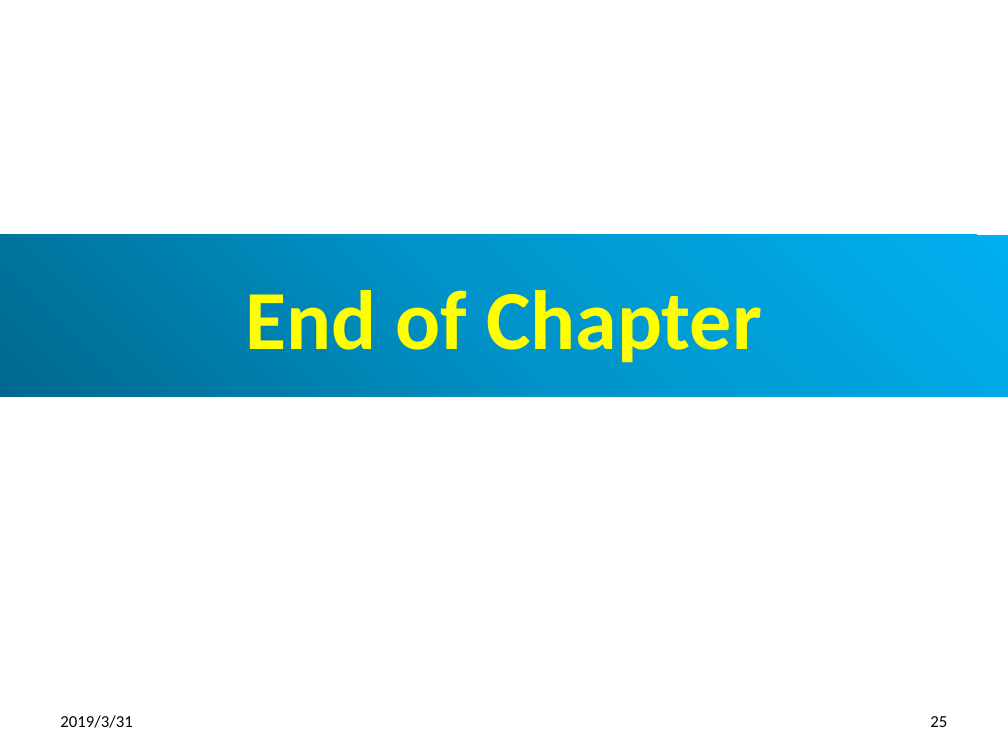
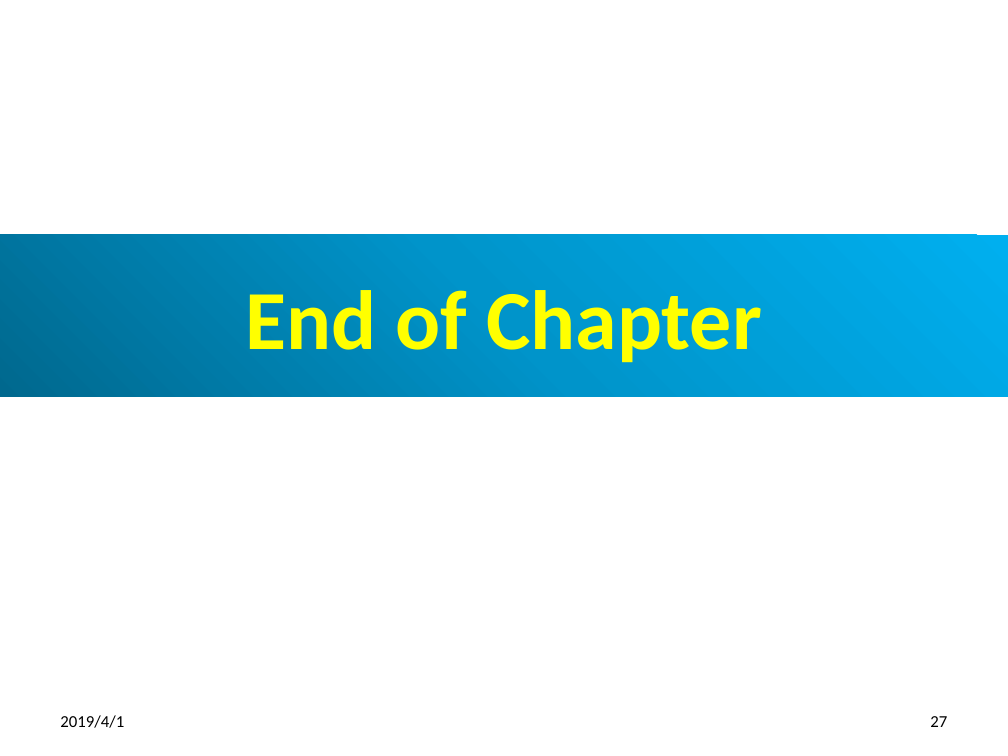
Before and after one commit to peterhchen/100-TensorFlow-DeepLearning-Basic, a slide deck: slide 27 of ch10_DataModel/ch10_Proj_Number-Guesser/ch10_Number_Guesser.pptx (slide 25 before the commit). Drawn at 1008x756 pixels with LibreOffice and Linux fonts; fonts in the diff are those of the drawing. Boxes give left, top, right and bottom in pixels: in the first picture for what was removed or moved away, otherwise in the second. Text is boxed around its words. In the diff, an @@ line names an element or a change of style, - is before the commit and + after.

```diff
--- a/ch10_DataModel/ch10_Proj_Number-Guesser/ch10_Number_Guesser.pptx
+++ b/ch10_DataModel/ch10_Proj_Number-Guesser/ch10_Number_Guesser.pptx
@@ text at [60,715,124,728]: text changed @@
-2019/3/31
+2019/4/1
@@ page number at [930,716,947,727]: text changed @@
-25
+27
```
Also in this commit, not shown: 24 other slides changed, 2 slides added.
